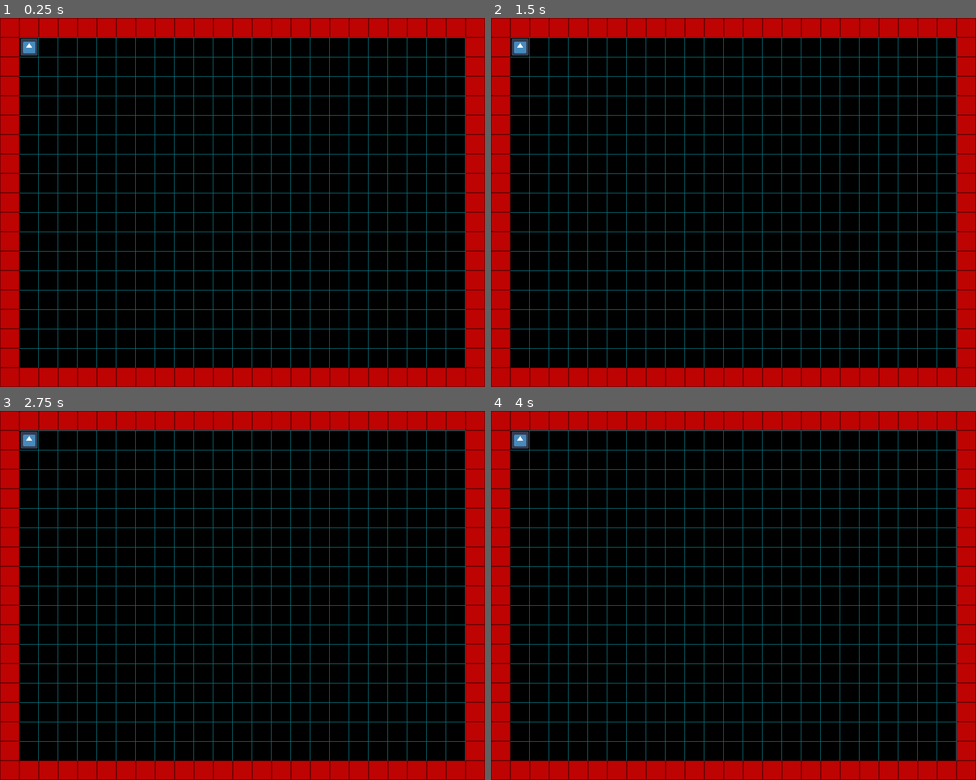
Above: before the commit, frames 1-4 (two rows, left to right).
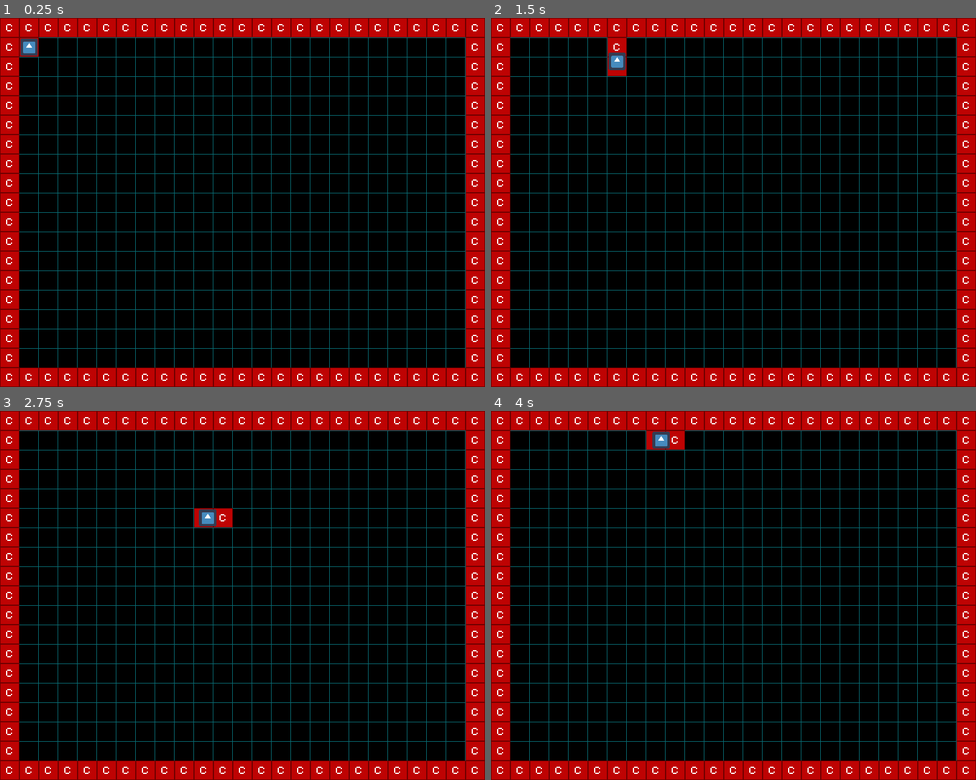
Above: after the commit, the same moments.

Repository: emersonmx/godot-sandbox
Game: Godot game, scene res://main.tscn
The game is run twice, just before and just after one commit, with the same random seed, the same clock (stepped at 60 frames per second) and the same inputs. The engine's default icon, where the game draws it, is replaced by a stand-in: a white triangle on a blue panel in a dark square.
Inputs:
- Up to frame 1 (0.25 s): no input
- Up to frame 2 (1.5 s): tap Enter at 0.5 s; hold Right (right) 0.53-1.28 s; hold Down (down) from 1.28 s (still down)
- Up to frame 3 (2.75 s): release Down (down) at 2.03 s; hold Right (right) from 2.03 s (still down)
- Up to frame 4 (4 s): release Right (right) at 2.78 s; hold Up (up) 2.78-3.53 s; hold Left (left) from 3.53 s (still down)

The runs differ from the first frame. In frame 1, 0.9% of the frame differs, in the area x 1-99%, y 1-99%; in frame 2, 1.4%; in frame 3, 1.4%; in frame 4, 1.4%.
Error before the commit: Parse Error: The identifier "EMPTY" isn't declared in the current scope. (res://grid.gd:8)

Commit message:
Update code

Diff:
--- a/grid-move/game.gd
+++ b/grid-move/game.gd
@@ -5,4 +5,4 @@
 func _enter_tree():
     grid = $grid
 
-    $player.game = self
+    $player.grid = grid
--- a/grid-move/grid.gd
+++ b/grid-move/grid.gd
@@ -1,14 +1,12 @@
 extends TileMap
 
-enum Tile {
-    EMPTY = -1, OBSTACLE
-}
+const MARK = 0
+
+func mark_cell(position):
+    set_cellv(position, MARK)
 
 func clear_cell(position):
-    set_cellv(position, EMPTY)
-
-func block_cell(position):
-    set_cellv(position, OBSTACLE)
+    set_cellv(position, INVALID_CELL)
 
 func is_cell_empty(position):
-    return get_cellv(position) == EMPTY
+    return get_cellv(position) == INVALID_CELL
--- a/grid-move/grid_tiles.tres
+++ b/grid-move/grid_tiles.tres
@@ -1,10 +1,10 @@
 [gd_resource type="TileSet" load_steps=2 format=2]
 
-[ext_resource path="res://grid.png" type="Texture" id=1]
+[ext_resource path="res://grid_tiles.png" type="Texture" id=1]
 
 [resource]
 
-0/name = "obstacle"
+0/name = "collision"
 0/texture = ExtResource( 1 )
 0/tex_offset = Vector2( 0, 0 )
 0/modulate = Color( 1, 1, 1, 1 )
--- a/grid-move/grid_tiles.tscn
+++ b/grid-move/grid_tiles.tscn
@@ -1,13 +1,12 @@
 [gd_scene load_steps=2 format=2]
 
-[ext_resource path="res://grid.png" type="Texture" id=1]
+[ext_resource path="res://grid_tiles.png" type="Texture" id=1]
 
-[node name="tiles" type="Node2D" index="0"]
+[node name="tiles" type="Node2D"]
 
-[node name="obstacle" type="Sprite" parent="." index="0"]
+[node name="collision" type="Sprite" parent="." index="0"]
 
 texture = ExtResource( 1 )
 centered = false
-region_enabled = true
 region_rect = Rect2( 0, 0, 32, 32 )
 _sections_unfolded = [ "Offset", "Region" ]
--- a/grid-move/main.tscn
+++ b/grid-move/main.tscn
@@ -32,9 +32,11 @@
 format = 1
 tile_data = PoolIntArray( 0, 0, 0, 1, 0, 0, 2, 0, 0, 3, 0, 0, 4, 0, 0, 5, 0, 0, 6, 0, 0, 7, 0, 0, 8, 0, 0, 9, 0, 0, 10, …(1000 unchanged characters)…
 script = ExtResource( 3 )
+_sections_unfolded = [ "Cell" ]
 
 [node name="player" type="Node2D" parent="." index="1"]
 
+editor/display_folded = true
 position = Vector2( 32, 32 )
 script = ExtResource( 4 )
 _sections_unfolded = [ "Transform" ]
--- a/grid-move/player.gd
+++ b/grid-move/player.gd
@@ -12,12 +12,12 @@
 var clear_position = Vector2()
 var is_moving = false
 
-var game
+var grid
 
 func _ready():
-    assert(game != null)
-    grid_position = game.grid.world_to_map(position)
-    game.grid.block_cell(grid_position)
+    assert(grid != null)
+    grid_position = grid.world_to_map(position)
+    grid.mark_cell(grid_position)
 
 func _physics_process(delta):
     update_grid_position()
@@ -31,7 +31,7 @@
     var distance_to_target = position.distance_to(target_position)
     var move_distance = velocity.length()
     if move_distance > distance_to_target:
-        game.grid.clear_cell(clear_position)
+        grid.clear_cell(clear_position)
         velocity = direction * distance_to_target
         is_moving = false
     position += velocity
@@ -41,12 +41,11 @@
         return
 
     var input_direction = get_input_direction()
-
     var new_grid_position = grid_position + input_direction
-    if game.grid.is_cell_empty(new_grid_position):
-        game.grid.block_cell(grid_position)
-        game.grid.block_cell(new_grid_position)
-        target_position = game.grid.map_to_world(new_grid_position, true)
+    if grid.is_cell_empty(new_grid_position):
+        grid.mark_cell(grid_position)
+        grid.mark_cell(new_grid_position)
+        target_position = grid.map_to_world(new_grid_position)
         clear_position = grid_position
         grid_position = new_grid_position
         direction = input_direction.normalized()
Binary file removed: grid-move/grid.png
Binary file added: grid-move/grid_tiles.png
Not shown, changed: grid-move/grid_tiles.png.import
